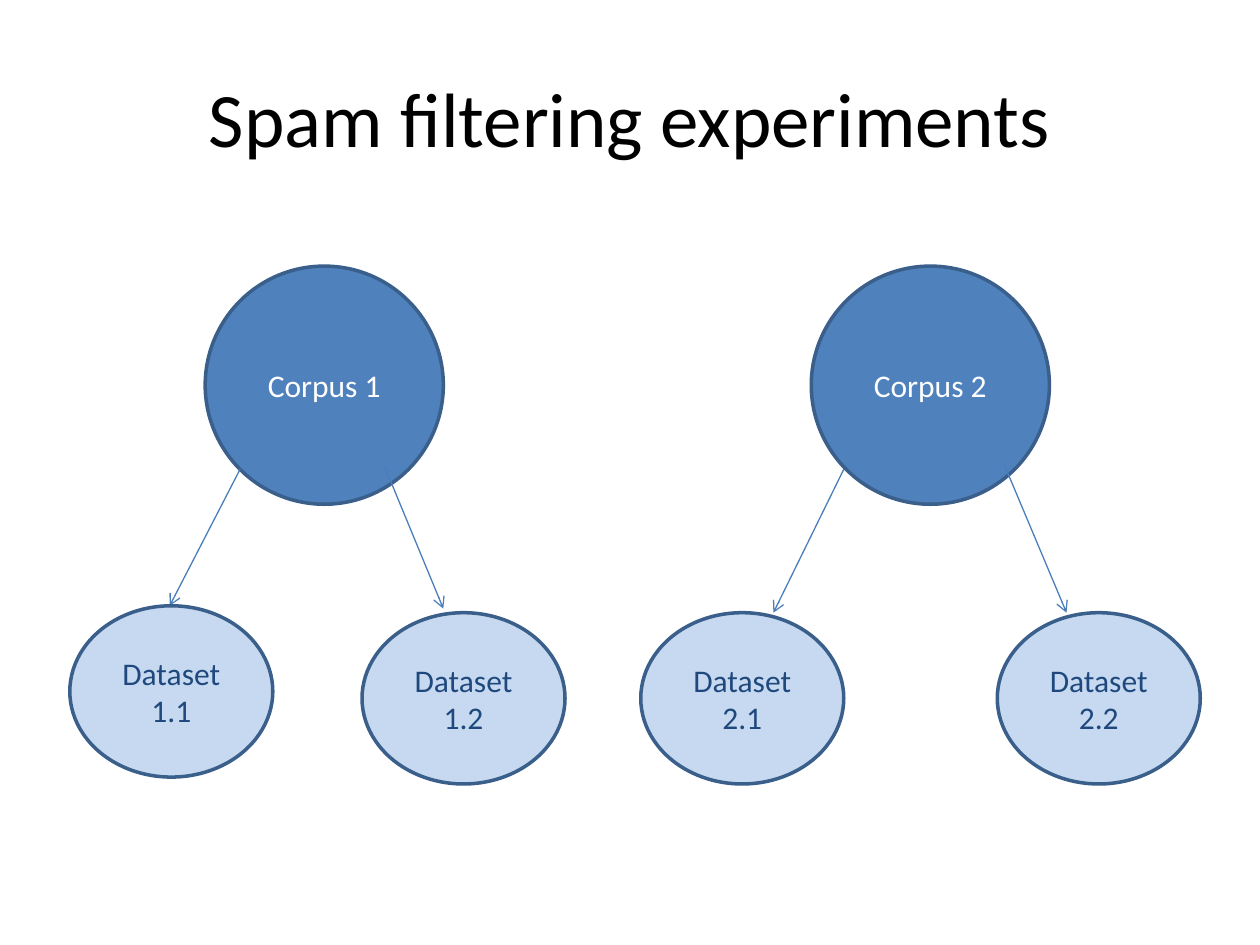
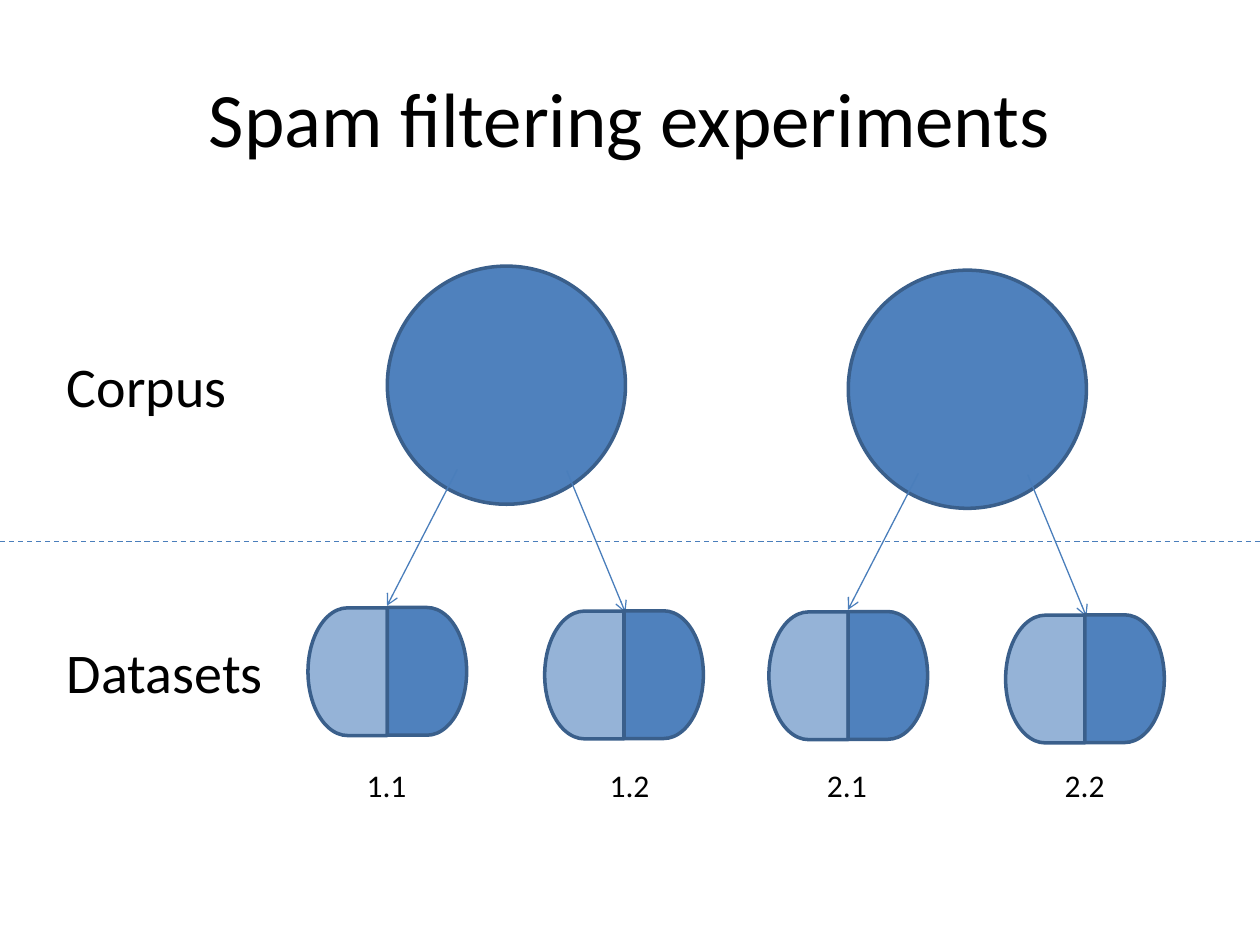
Before and after one commit to MaxChaza/M2BBS, a slide deck: slide 6 of BigData/expo/ArnaudVolle_SaidMehdi_MaximeChazalviel_ApprentissageAutomatique.pptx. Drawn at 1260x945 pixels with LibreOffice and Linux fonts; fonts in the diff are those of the drawing. Boxes give left, top, right and bottom in pixels: in the first picture for what was removed or moved away, otherwise in the second. Text is boxed around its words. In the diff, an @@ line names an element or a change of style, - is before the commit and + after.

```diff
--- a/BigData/expo/ArnaudVolle_SaidMehdi_MaximeChazalviel_ApprentissageAutomatique.pptx
+++ b/BigData/expo/ArnaudVolle_SaidMehdi_MaximeChazalviel_ApprentissageAutomatique.pptx
@@ ellipse: place and size @@
-ellipse at [205, 266, 444, 504]
+ellipse at [387, 266, 625, 504]
@@ ellipse removed at [811, 266, 1050, 504] @@
-Corpus 2
@@ ellipse added at [848, 270, 1086, 508], fill #4F81BD, outline #3A5F8C 2 pt @@
@@ text added at [67, 370, 227, 416], 32 pt, text #000000 @@
+Corpus
@@ text in ellipse at [268, 376, 381, 402]: text removed @@
-Corpus 1
@@ arrow moved from (241, 469) - (170, 606) to (457, 469) - (387, 606) @@
@@ arrow moved from (384, 466) - (444, 609) to (567, 471) - (625, 612) @@
@@ arrow moved from (844, 469) - (774, 612) to (919, 474) - (848, 610) @@
@@ arrow moved from (1004, 464) - (1066, 612) to (1028, 475) - (1086, 616) @@
@@ line added from (0, 542) to (1260, 542), #4B7EBC 0.75 pt dashed @@
@@ ellipse removed at [69, 606, 272, 777] @@
-Dataset 1.1
@@ flow chart delay added at [307, 607, 387, 735], fill #95B3D7, outline #3A5F8C 2 pt @@
@@ ellipse removed at [362, 612, 564, 784] @@
-Dataset 1.2
@@ flow chart delay added at [387, 607, 466, 735], fill #4F81BD, outline #3A5F8C 2 pt @@
@@ flow chart delay added at [544, 611, 624, 738], fill #95B3D7, outline #3A5F8C 2 pt @@
@@ flow chart delay added at [624, 611, 703, 738], fill #4F81BD, outline #3A5F8C 2 pt @@
@@ flow chart delay added at [769, 612, 848, 740], fill #95B3D7, outline #3A5F8C 2 pt @@
@@ flow chart delay added at [848, 611, 927, 738], fill #4F81BD, outline #3A5F8C 2 pt @@
@@ flow chart delay added at [1005, 615, 1085, 742], fill #95B3D7, outline #3A5F8C 2 pt @@
@@ flow chart delay added at [1085, 615, 1164, 742], fill #4F81BD, outline #3A5F8C 2 pt @@
@@ text added at [67, 657, 263, 694], 32 pt, text #000000 @@
+Datasets
@@ text added at [367, 776, 407, 798], 18 pt, text #000000 @@
+1.1
@@ text added at [610, 776, 650, 798], 18 pt, text #000000 @@
+1.2
@@ text "2.1" at [827, 776, 867, 798]: vertical alignment middle to top; fill #C6D9F1 to none; outline #3A5F8C 2 pt to none @@
@@ text "2.1": place and size @@
-text "2.1" at [641, 612, 844, 784]
+text "2.1" at [827, 776, 867, 798]
@@ text at [827, 776, 867, 798]: text changed; text colour #1F497D to #000000 @@
-Dataset 2.1
+2.1
@@ text "2.2": place and size @@
-text "2.2" at [998, 612, 1201, 784]
+text "2.2" at [1065, 776, 1105, 798]
@@ text "2.2" at [1065, 776, 1105, 798]: vertical alignment middle to top; fill #C6D9F1 to none; outline #3A5F8C 2 pt to none @@
@@ text at [1065, 776, 1105, 798]: text changed; text colour #1F497D to #000000 @@
-Dataset 2.2
+2.2
```
Also in this commit, not shown: 2 other slides changed.
